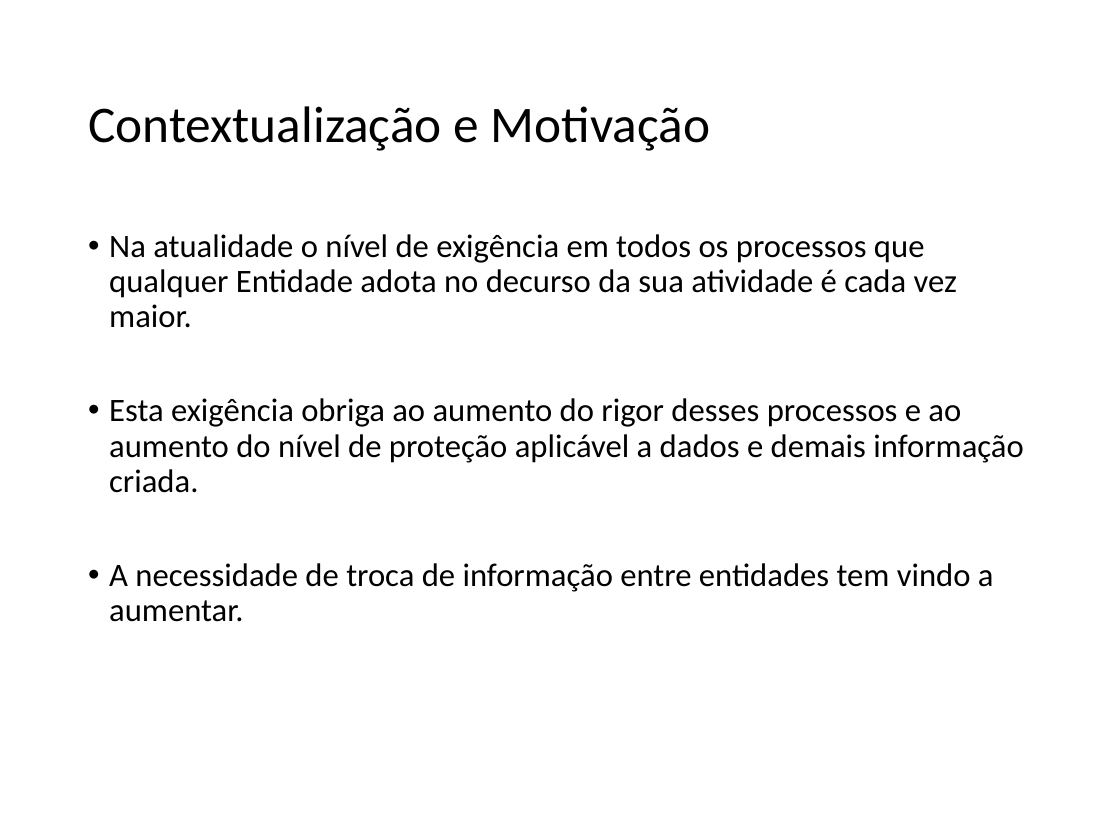
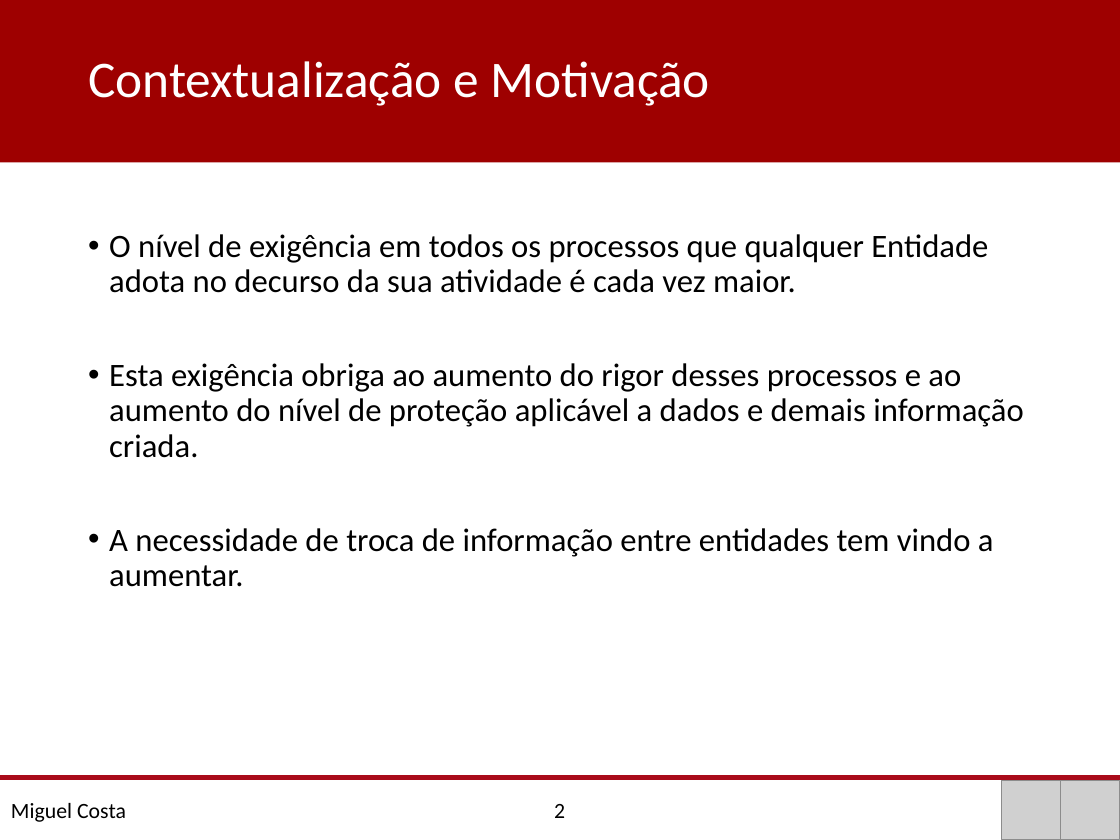
Before and after one commit to MiguelCosta/msc-thesis, a slide deck: slide 3 of doc/Pré-Tese/Apresentação/Pré-Tese.pptx. Drawn at 1120x840 pixels with LibreOffice and Linux fonts; fonts in the diff are those of the drawing; grey boxes stand for pictures. Boxes give left, top, right and bottom in pixels: in the first picture for what was removed or moved away, otherwise in the second. Text is boxed around its words. In the diff, an @@ line names an element or a change of style, - is before the commit and + after.

```diff
--- a/doc/Pré-Tese/Apresentação/Pré-Tese.pptx
+++ b/doc/Pré-Tese/Apresentação/Pré-Tese.pptx
@@ rectangle "Contextualização e Motivação": place and size @@
-rectangle "Contextualização e Motivação" at [88, 106, 710, 151]
+rectangle "Contextualização e Motivação" at [0, 0, 1120, 162]
@@ rectangle "Contextualização e Motivação" at [0, 0, 1120, 162]: text colour #000000 to #FFFFFF; fill none to #9E0000 @@
@@ text at [109, 234, 988, 293]: text changed @@
-• Na atualidade o nível de exigência em todos os processos que qualquer Entidade adota no decurso da sua atividade é cada vez maior.
+• O nível de exigência em todos os processos que qualquer Entidade adota no decurso da sua atividade é cada vez maior.
@@ line added from (0, 777) to (1120, 777), #A90B1A 2.75 pt @@
@@ text added at [11, 803, 565, 822], 14 pt, text #000000 @@
+Miguel Costa 2
@@ picture added at [1001, 781, 1060, 840] @@
@@ picture added at [1061, 781, 1120, 840] @@
```
Also in this commit, not shown: 7 other slides changed, 1 slide added, 1 slide removed.
